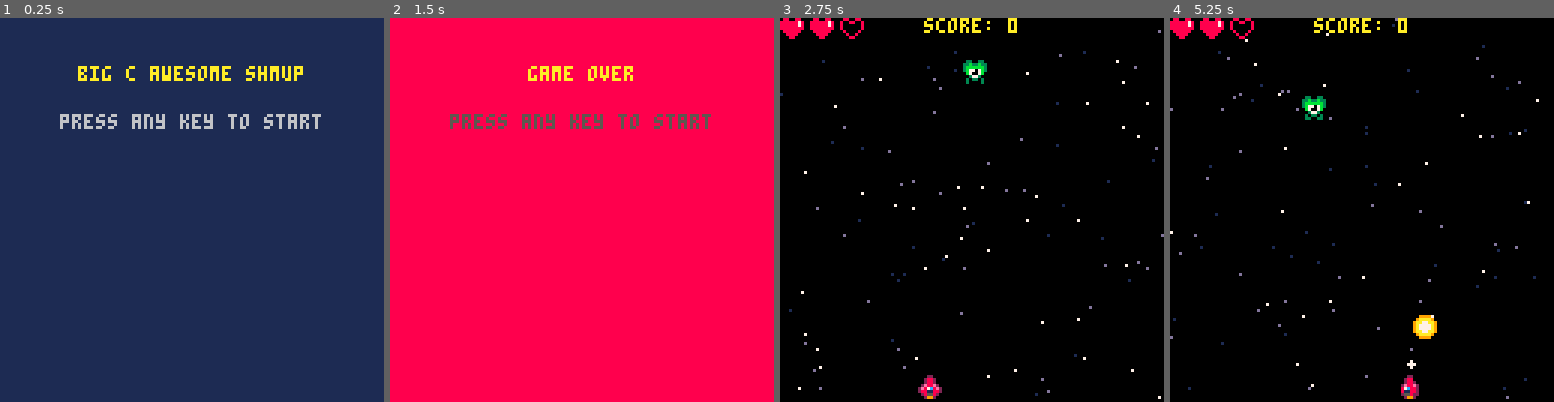
Above: before the commit, frames 1-4 (left to right).
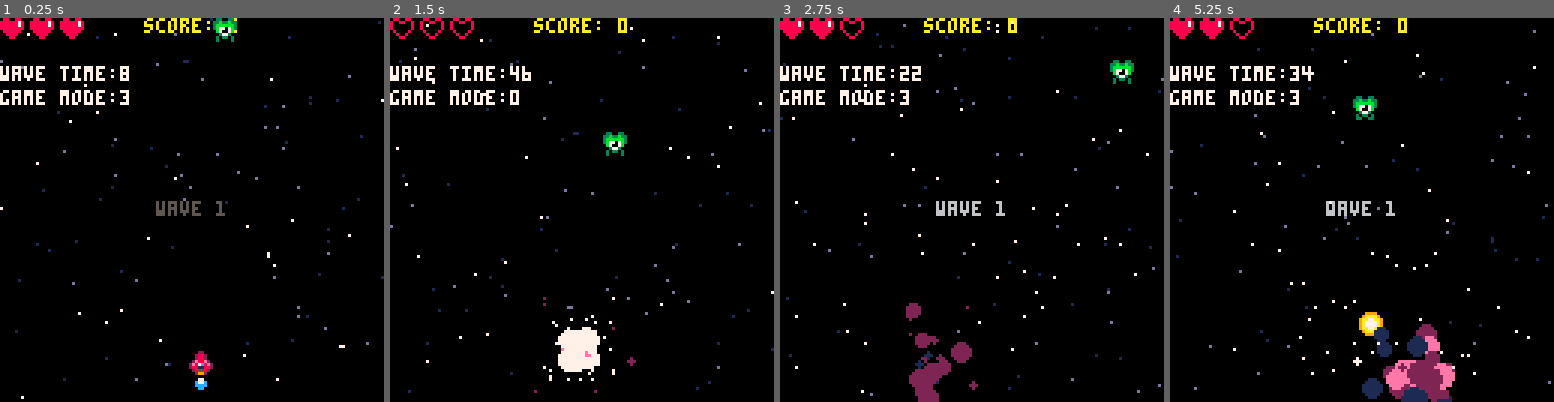
Above: after the commit, the same moments.

Repository: nascimento-cesar/pico-kombat-2
Game: PICO-8 cartridge shmup/shmup.p8
Two runs of this game, one before a commit and one after it. Both use one fixed random seed, a clock stepped at 60 frames per second and the inputs below.
Inputs:
- Up to frame 1 (0.25 s): no input
- Up to frame 2 (1.5 s): tap O (Z key) at 0.33, 0.7, 1.43 s; tap X (X key) at 1.07 s
- Up to frame 3 (2.75 s): hold Left 1.97-2.37 s; tap X (X key) at 2.07, 2.4, 2.73 s; tap O (Z key) at 2.22 s; hold Down from 2.42 s (still down)
- Up to frame 4 (5.25 s): release Down at 2.82 s; hold Right 2.87-3.53 s; tap X (X key) every 0.33 s from 3.07 to 5.07 s; tap O (Z key) at 3.1, 3.98, 4.87 s; hold Up 3.58-4.08 s; hold Right 4.13-4.53 s; hold Down 4.58-5.08 s; hold Left from 5.13 s (still down)

The runs differ from the first frame. In frame 1, 100% of the frame differs, in the area x 0-100%, y 0-100%; in frame 2, 100%; in frame 3, 4.7%; in frame 4, 6.5%.

Commit message:
feat(shmup): create wave screen

Diff:
--- a/shmup/draw.lua
+++ b/shmup/draw.lua
@@ -5,6 +5,8 @@
     draw_start()
   elseif is_game_over_mode() then
     draw_game_over()
+  elseif is_wave_mode() then
+    draw_wave()
   end
 end
 
@@ -19,7 +21,7 @@
   draw_shockwaves()
   -- draw_explosions()
   draw_particles()
-  -- draw_debug()
+  draw_debug()
 end
 
 function draw_start()
@@ -33,6 +35,17 @@
   local message = "game over"
   print(message, hcenter(message), tile_h * 2, 10)
   draw_init_instructions()
+end
+
+function draw_wave()
+  draw_game()
+  local s = "wave " .. current_wave
+  print(s, hcenter(s), vcenter(s), text_blink_color)
+  text_blink_color += .4
+
+  if text_blink_color > 7 then
+    text_blink_color = 5
+  end
 end
 
 function draw_init_instructions()
@@ -188,7 +201,6 @@
 -- end
 
 function draw_debug()
-  print("s_x:" .. ship.x, 0, 16, 7)
-  print("s_y:" .. ship.y, 0, 24, 7)
-  print("enemies:" .. #enemies, 0, 32, 7)
-end
+  print("wave time:" .. wave_time, 0, 16, 7)
+  print("game mode:" .. current_mode, 0, 24, 7)
+end
--- a/shmup/init.lua
+++ b/shmup/init.lua
@@ -24,12 +24,15 @@
   initial_x = flr(map_w / 2)
   initial_y = map_h - tile_h * 2
   invincibility_frames = 0
+  current_wave = 1
+  wave_time = 0
   modes = {
     game = 0,
     start = 1,
-    over = 2
+    over = 2,
+    wave = 3
   }
-  current_mode = modes.start
+  current_mode = modes.wave
   game_title = "big c awesome shmup"
   text_blink_color = 5
 end
--- a/shmup/shmup.p8
+++ b/shmup/shmup.p8
@@ -5,7 +5,6 @@
 #include update.lua
 #include draw.lua
 #include utils.lua
-#include ../utils/utils.lua
 
 __gfx__
 00000000000220000002200000022000000000000000000000000000088008800880088000000000000000000000000000000000000000000000000000000000
--- a/shmup/update.lua
+++ b/shmup/update.lua
@@ -3,12 +3,14 @@
     update_game()
   elseif is_start_mode() then
     update_start()
+  elseif is_wave_mode() then
+    update_wave()
   elseif is_game_over_mode() then
     update_game_over()
   end
 
   if btnp(🅾️) then
-    lives -= 1
+    explode_ship()
   end
 end
 
@@ -25,6 +27,15 @@
 function update_start()
   if any_key_pressed() then
     start_game()
+  end
+end
+
+function update_wave()
+  update_game()
+  wave_time += 1
+
+  if wave_time > 45 then
+    current_mode = modes.game
   end
 end
 
@@ -228,14 +239,18 @@
     local ship_collided = objects_collided(ship, enemy)
 
     if ship_collided and invincibility_frames <= 0 then
-      sfx(sounds.damage)
-      create_particle(ship, particle_palletes.ship)
-      lives -= 1
-      invincibility_frames = 30
-      ship.x = initial_x
-      ship.y = initial_y
+      explode_ship()
     end
   end
 
   invincibility_frames -= 1
 end
+
+function explode_ship()
+  sfx(sounds.damage)
+  create_particle(ship, particle_palletes.ship)
+  lives -= 1
+  invincibility_frames = 30
+  ship.x = initial_x
+  ship.y = initial_y
+end
--- a/shmup/utils.lua
+++ b/shmup/utils.lua
@@ -1,3 +1,15 @@
+function any_key_pressed()
+  return btnp() > 0
+end
+
+function hcenter(s)
+  return 64 - #s * 2
+end
+
+function vcenter(s)
+  return 61
+end
+
 function get_ship_front_axes()
   return ship.x, ship.y - tile_h / 2
 end
@@ -14,9 +26,12 @@
   return current_mode == modes.over
 end
 
+function is_wave_mode()
+  return current_mode == modes.wave
+end
+
 function start_game()
   _init()
-  current_mode = modes.game
 end
 
 function random_axis()
--- a/utils/utils.lua
+++ /dev/null
@@ -1,18 +0,0 @@
-function any_key_pressed()
-  return btnp() > 0
-end
-
-function hcenter(s)
-  -- screen center minus the
-  -- string length times the
-  -- pixels in a char's width,
-  -- cut in half
-  return 64 - #s * 2
-end
-
-function vcenter(s)
-  -- screen center minus the
-  -- string height in pixels,
-  -- cut in half
-  return 61
-end
